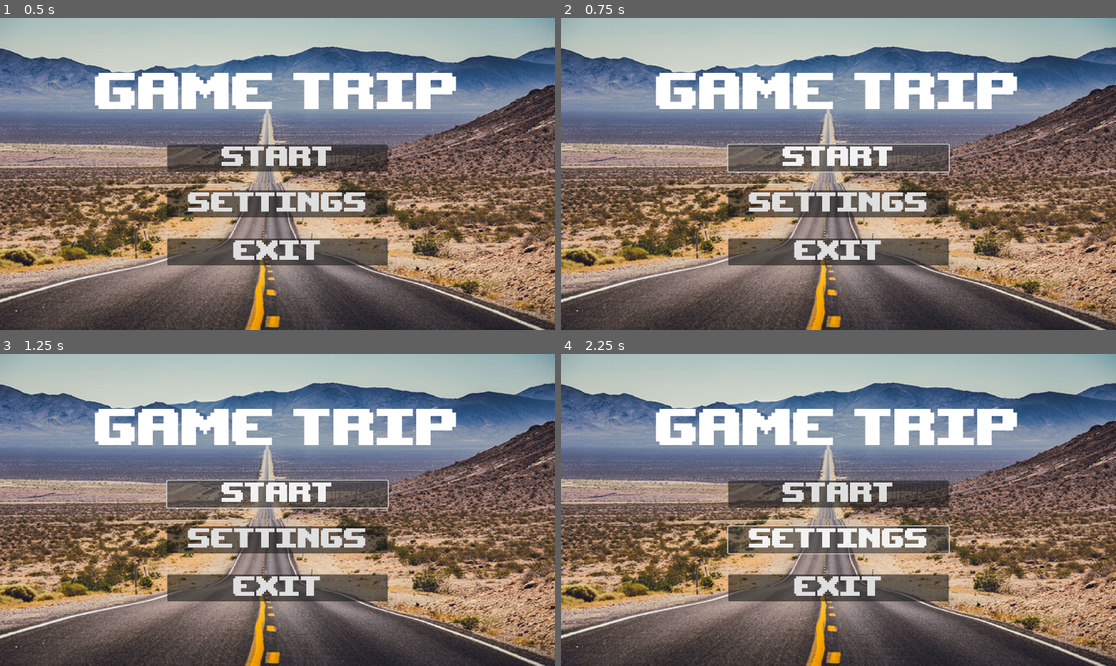
Above: before the commit, frames 1-4 (two rows, left to right).
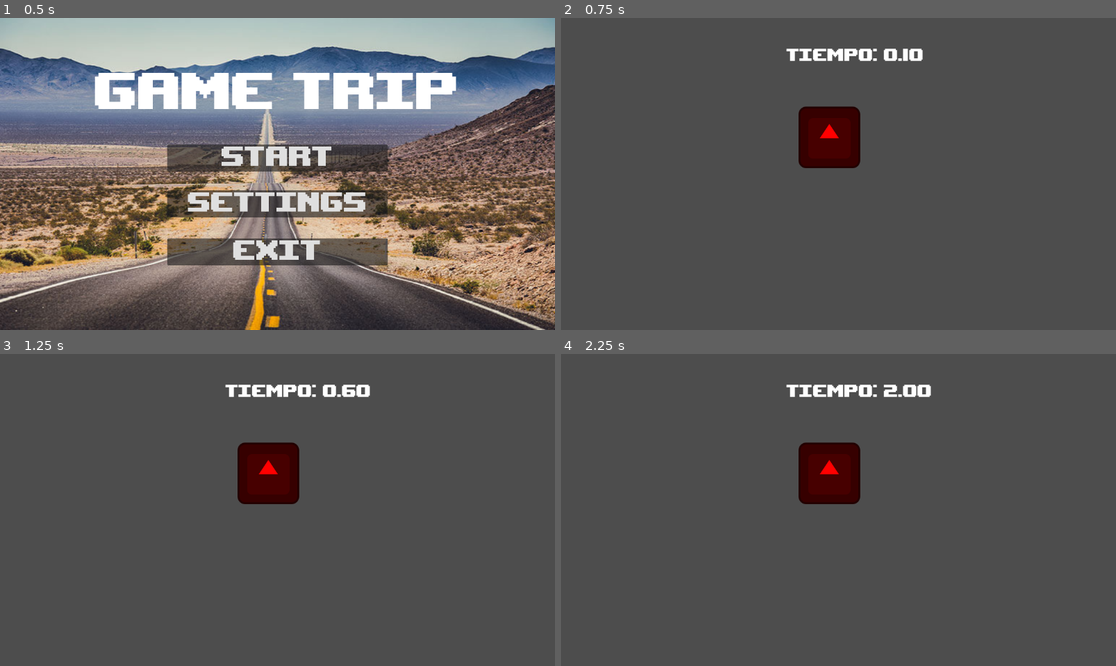
Above: after the commit, the same moments.

Repository: Monse125/game-trip
Game: Godot game, scene res://scenes/menus/main_menu.tscn
The game is run twice, just before and just after one commit, with the same random seed, the same clock (stepped at 60 frames per second) and the same inputs. The project has no main scene, so this scene is started directly. The engine's default icon, where the game draws it, is replaced by a stand-in: a white triangle on a blue panel in a dark square.
Inputs (mouse positions are in pixels of both pictures, inside the frame that each line leads up to):
- Up to frame 1 (0.5 s): no input
- Up to frame 2 (0.75 s): click "Start" at 0.5 s
- Up to frame 3 (1.25 s): no input
- Up to frame 4 (2.25 s): click (838, 494) at 1.25 s, where only the run before the commit has a clickable "Start"; click (838, 541) at 2 s, where only the run before the commit has a clickable "Settings"

Frame 1 is identical in both runs. In frame 2, 85% of the frame differs, in the area x 0-100%, y 0-100%; in frame 3, 85%; in frame 4, 85%.

Commit message:
menu conectado

Diff:
--- /dev/null
+++ b/scenes/game/bullet_hell.gd
@@ -0,0 +1,20 @@
+extends Node2D
+
+@onready var mono: CharacterBody2D = $Mono
+
+func activate_sleep() -> void:
+	mono.is_sleep = true
+	visible = true
+
+func desactivate_sleep() -> void:
+	mono.is_sleep = false
+	visible = false
+
+# Called when the node enters the scene tree for the first time.
+func _ready() -> void:
+	pass # Replace with function body.
+
+
+# Called every frame. 'delta' is the elapsed time since the previous frame.
+func _process(delta: float) -> void:
+	pass
--- /dev/null
+++ b/scenes/game/bullet_hell.tscn
@@ -0,0 +1,9 @@
+[gd_scene load_steps=3 format=3 uid="uid://bgcjxjhewfk0b"]
+
+[ext_resource type="Script" path="res://scenes/game/bullet_hell.gd" id="1_boa5h"]
+[ext_resource type="PackedScene" uid="uid://c1ani538kqlvg" path="res://scenes/game/mono.tscn" id="1_llwui"]
+
+[node name="BulletHell" type="Node2D"]
+script = ExtResource("1_boa5h")
+
+[node name="Mono" parent="." instance=ExtResource("1_llwui")]
--- a/scenes/game/game.gd
+++ b/scenes/game/game.gd
@@ -2,14 +2,51 @@
 
 @onready var balanceo: Node2D = $balanceo
 @onready var tiempo: Node2D = $Tiempo
-@onready var mono: CharacterBody2D = $Mono
+@onready var pantalla_negra: ColorRect = $PantallaNegra
+@onready var bullet_hell: Node2D = $BulletHell
+
+
+var is_falling_asleep = false  # Estado de "quedándose dormido"
+var fall_asleep_timer = 4.0  # Segundos para dormirse por completo
+var fade_start_time = 3.0  # A partir de 3 segundos empieza el fade
 
 func _ready():
 	# Conectar la señal balance_changed a una función local
 	balanceo.connect("balance_changed", Callable(self, "_on_balance_changed"))
+	pantalla_negra.modulate.a = 0  # Ocultar la pantalla negra al inicio
+	bullet_hell.visible = false
 
-# Función que se activa cuando cambia el balance
+func _process(delta):
+	if is_falling_asleep:
+		fall_asleep_timer -= delta
+
+		# A partir de los 3 segundos, empieza a oscurecer la pantalla
+		if fall_asleep_timer <= fade_start_time:
+			var fade_progress = (fade_start_time - fall_asleep_timer) / (fade_start_time - 0.0)
+			pantalla_negra.modulate.a = clamp(fade_progress, 0, 1)
+
+		# Si pasaron 6 segundos, activar el sueño
+		if fall_asleep_timer <= 0:
+			activar_sueno()
+
 func _on_balance_changed(is_balanced: bool):
-	# Sincronizar is_sleep con is_balanced
-	tiempo.is_sleep = is_balanced
-	mono.is_sleep = is_balanced
+	if is_balanced:
+		iniciar_quedarse_dormido()
+	else:
+		despertar()
+
+func iniciar_quedarse_dormido():
+	is_falling_asleep = true
+	fall_asleep_timer = 6.0  # Reiniciar el contador
+
+func activar_sueno():
+	is_falling_asleep = false
+	tiempo.is_sleep = true
+	bullet_hell.activate_sleep()
+	pantalla_negra.modulate.a = 1  # Hacer la pantalla negra completamente visible
+
+func despertar():
+	is_falling_asleep = false
+	tiempo.is_sleep = false
+	bullet_hell.desactivate_sleep()
+	pantalla_negra.modulate.a = 0  # Ocultar la pantalla negra
--- a/scenes/game/game.tscn
+++ b/scenes/game/game.tscn
@@ -3,14 +3,22 @@
 [ext_resource type="Script" path="res://scenes/game/game.gd" id="1_40oo7"]
 [ext_resource type="PackedScene" uid="uid://bgm5rtcv4emwq" path="res://scenes/game/balanceo.tscn" id="1_a2wq8"]
 [ext_resource type="PackedScene" uid="uid://dw1y05yk2nnoe" path="res://scenes/game/tiempo.tscn" id="2_bok2d"]
-[ext_resource type="PackedScene" uid="uid://c1ani538kqlvg" path="res://scenes/game/mono.tscn" id="4_kcoiu"]
+[ext_resource type="PackedScene" uid="uid://bgcjxjhewfk0b" path="res://scenes/game/bullet_hell.tscn" id="4_t21jf"]
 
 [node name="Game" type="Node2D"]
 script = ExtResource("1_40oo7")
+
+[node name="PantallaNegra" type="ColorRect" parent="."]
+offset_left = -25.0
+offset_top = -20.0
+offset_right = 1178.0
+offset_bottom = 672.0
+size_flags_horizontal = 4
+color = Color(0, 0, 0, 1)
+metadata/_edit_use_anchors_ = true
 
 [node name="balanceo" parent="." instance=ExtResource("1_a2wq8")]
 
 [node name="Tiempo" parent="." instance=ExtResource("2_bok2d")]
 
-[node name="Mono" parent="." instance=ExtResource("4_kcoiu")]
-position = Vector2(200, 194)
+[node name="BulletHell" parent="." instance=ExtResource("4_t21jf")]
--- a/scenes/game/mono.gd
+++ b/scenes/game/mono.gd
@@ -1,7 +1,7 @@
 extends CharacterBody2D
 
 # Variables de configuración
-var velocidad = 200.0  # Velocidad de movimiento
+var velocidad = 500.0  # Velocidad de movimiento
 var is_sleep = false  # Estado para permitir movimiento
 
 # Referencia al sprite (opcional)
--- a/scenes/game/mono.tscn
+++ b/scenes/game/mono.tscn
@@ -11,7 +11,7 @@
 script = ExtResource("1_k84a2")
 
 [node name="Sprite2D" type="Sprite2D" parent="."]
-modulate = Color(0.490196, 0.552941, 0, 1)
+modulate = Color(0.52549, 0.541176, 0, 1)
 texture = ExtResource("2_hfvwo")
 
 [node name="CollisionShape2D" type="CollisionShape2D" parent="."]
--- a/scenes/menus/main_menu.gd
+++ b/scenes/menus/main_menu.gd
@@ -11,7 +11,7 @@
 	button_exit.pressed.connect(_on_exit_pressed)
 
 func _on_start_pressed():
-	pass
+	get_tree().change_scene_to_file("res://scenes/game/game.tscn")
 
 func _on_settings_pressed():
 	pass
